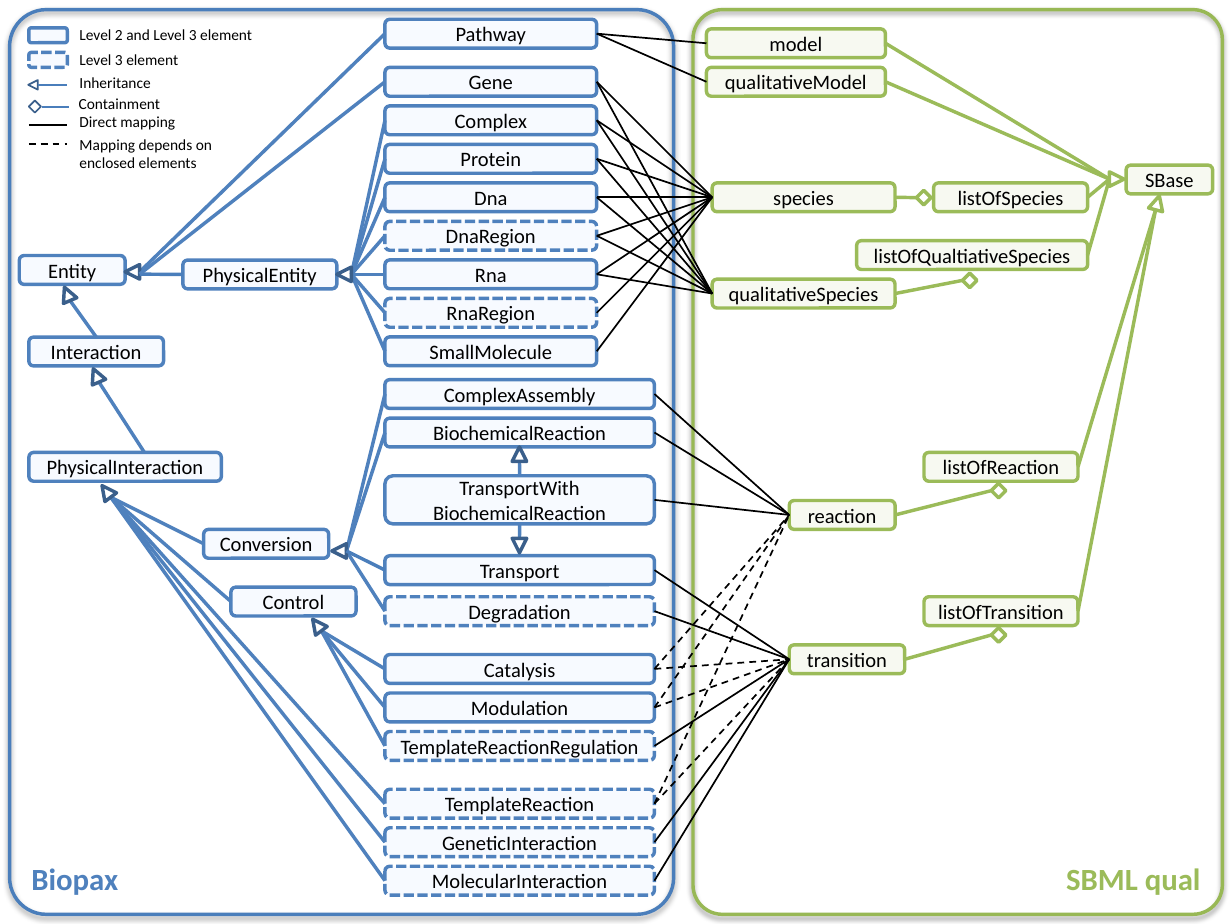
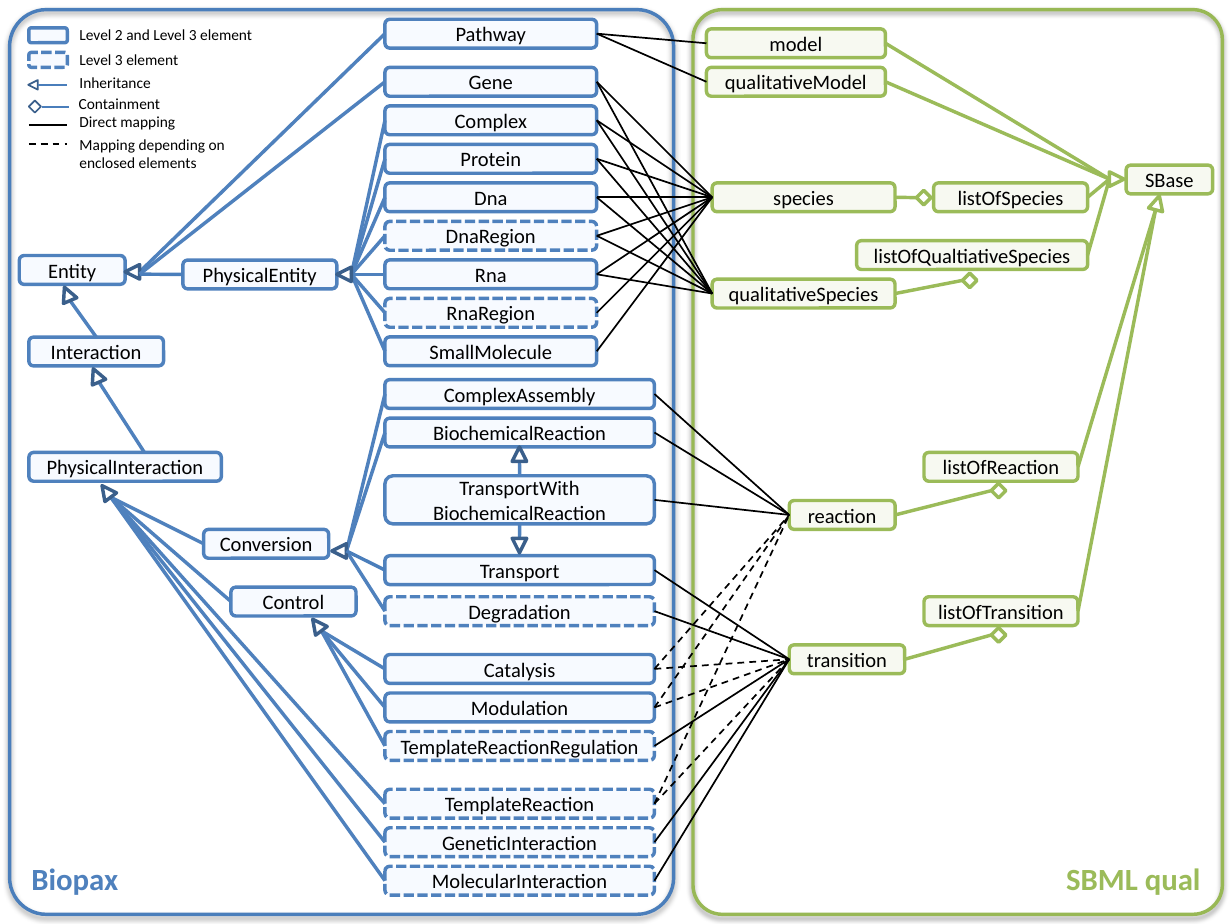
Before and after one commit to draeger-lab/SBVC, a slide deck: slide 6 of doc/ECCB2012_paper/Conversion.pptx. Drawn at 1232x924 pixels with LibreOffice and Linux fonts; fonts in the diff are those of the drawing. Boxes give left, top, right and bottom in pixels: in the first picture for what was removed or moved away, otherwise in the second. Text is boxed around its words. In the diff, an @@ line names an element or a change of style, - is before the commit and + after.

```diff
--- a/doc/ECCB2012_paper/Conversion.pptx
+++ b/doc/ECCB2012_paper/Conversion.pptx
@@ text at box(79, 139, 225, 153): text changed @@
-Mapping depends on
+Mapping depending on
```
Also in this commit, not shown: 2 other files.
